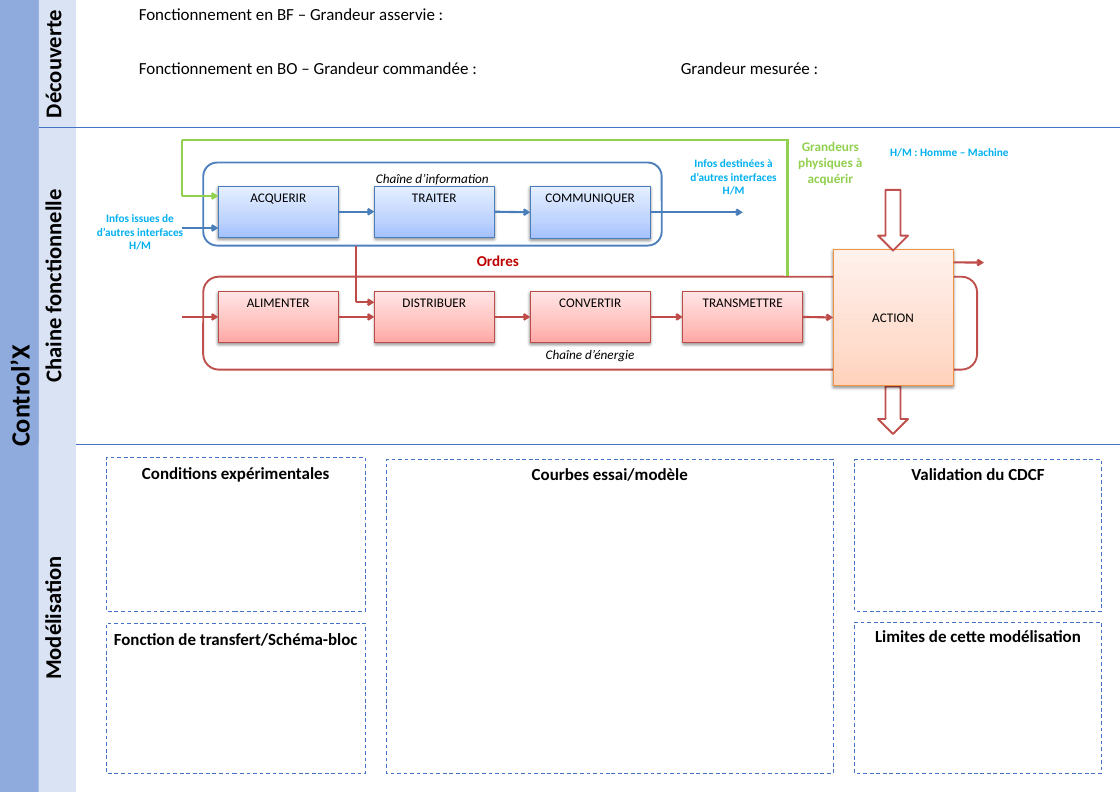
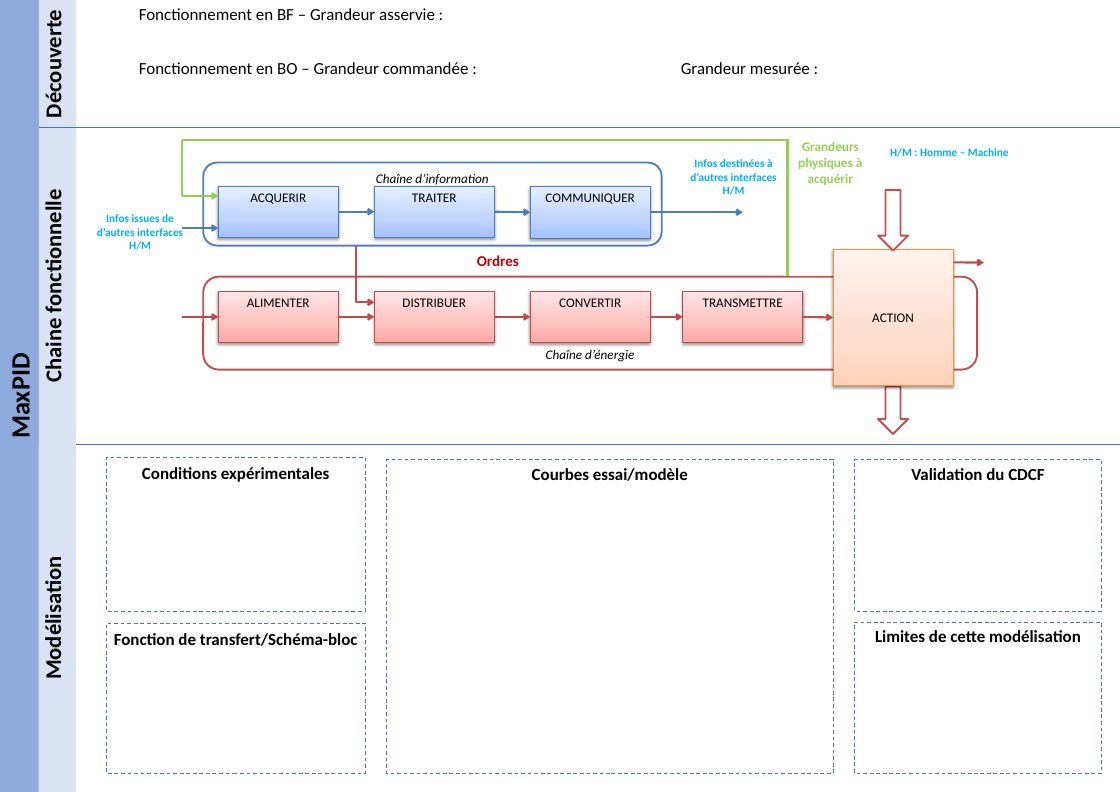
Before and after one commit to xpessoles/Cy_01_PSI_ModelisationLinNonLin, a slide deck: slide 2 of Ch_01_Modelisation_Multiphysique/TP/TP_01_Modelisation_DR.pptx (slide 1 before the commit). Drawn at 1120x792 pixels with LibreOffice and Linux fonts; fonts in the diff are those of the drawing. Boxes give left, top, right and bottom in pixels: in the first picture for what was removed or moved away, otherwise in the second. Text is boxed around its words. In the diff, an @@ line names an element or a change of style, - is before the commit and + after.

```diff
--- a/Ch_01_Modelisation_Multiphysique/TP/TP_01_Modelisation_DR.pptx
+++ b/Ch_01_Modelisation_Multiphysique/TP/TP_01_Modelisation_DR.pptx
@@ text in rectangle at (5, 361, 37, 436): text changed @@
-Control’X
+MaxPID
```
Also in this commit, not shown: 1 slide added, 1 other file.
